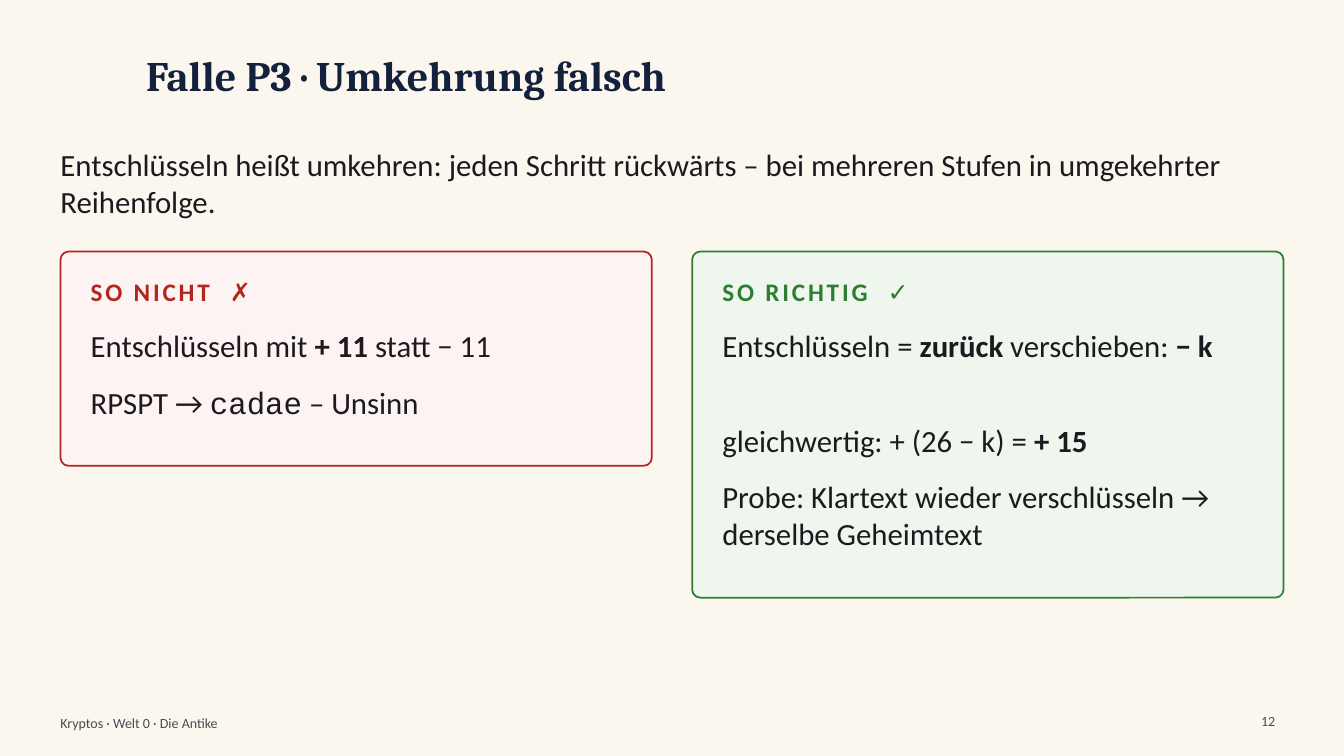
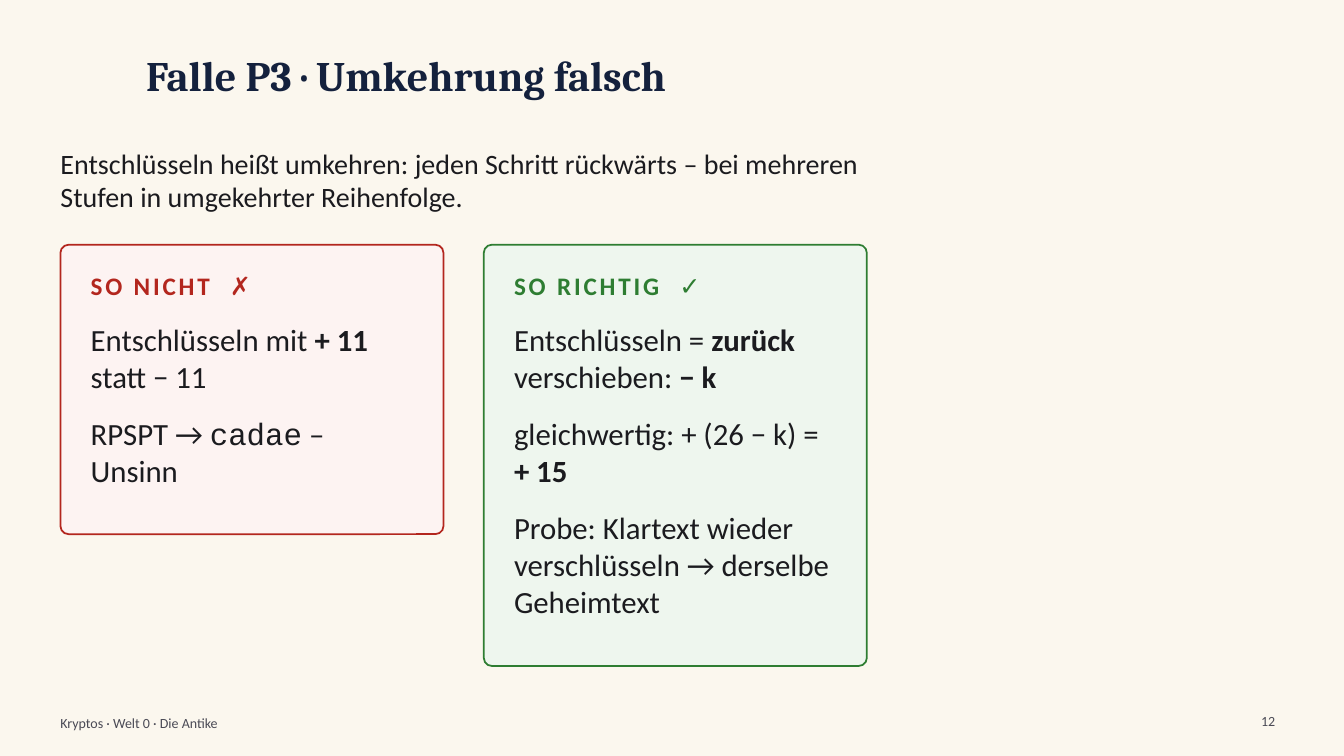
Before and after one commit to frankjuchim/kryptos, a slide deck: slide 12 of materialien/Videos/01_Caesar_und_Modulo/KR_Video_01_Caesar_und_Modulo_Folien.pptx. Drawn at 1344x756 pixels with LibreOffice and Linux fonts; fonts in the diff are those of the drawing; background and template pictures are left out. Boxes give left, top, right and bottom in pixels: in the first picture for what was removed or moved away, otherwise in the second. Text is boxed around its words. In the diff, an @@ line names an element or a change of style, - is before the commit and + after.

```diff
--- a/materialien/Videos/01_Caesar_und_Modulo/KR_Video_01_Caesar_und_Modulo_Folien.pptx
+++ b/materialien/Videos/01_Caesar_und_Modulo/KR_Video_01_Caesar_und_Modulo_Folien.pptx
@@ text "Entschlüsseln heißt umkehren: jeden Schritt ..." at [60,154,857,212]: size 22 to 20 pt @@
@@ rounded rectangle: place and size @@
-rounded rectangle at [60,252,652,467]
+rounded rectangle at [60,245,444,534]
@@ rounded rectangle at [60,245,444,534]: proportions changed @@
@@ text "SO NICHT ✗": place and size @@
-text "SO NICHT ✗" at [91,284,210,301]
+text "SO NICHT ✗" at [91,278,210,295]
@@ rounded rectangle at [484,245,867,666]: proportions changed @@
@@ rounded rectangle: place and size @@
-rounded rectangle at [693,252,1285,598]
+rounded rectangle at [484,245,867,666]
@@ text "SO RICHTIG ✓": place and size @@
-text "SO RICHTIG ✓" at [722,284,867,301]
+text "SO RICHTIG ✓" at [514,278,659,295]
@@ text "Entschlüsseln mit + 11 statt ..." rewrapped from [91,335,491,358] to [91,329,368,389] @@
@@ text "Entschlüsseln = zurück verschieben: − ..." rewrapped from [722,335,1213,358] to [514,329,795,389] @@
@@ text "RPSPT → cadae – Unsinn" rewrapped from [91,392,418,415] to [91,423,302,483] @@
@@ text "gleichwertig: + (26 − k) ..." rewrapped from [722,429,1087,458] to [514,422,796,483] @@
@@ text "Probe: Klartext wieder verschlüsseln → ..." rewrapped from [722,486,1174,546] to [514,517,829,614] @@
```
Also in this commit, not shown: 6 other slides changed, 19 other files.
